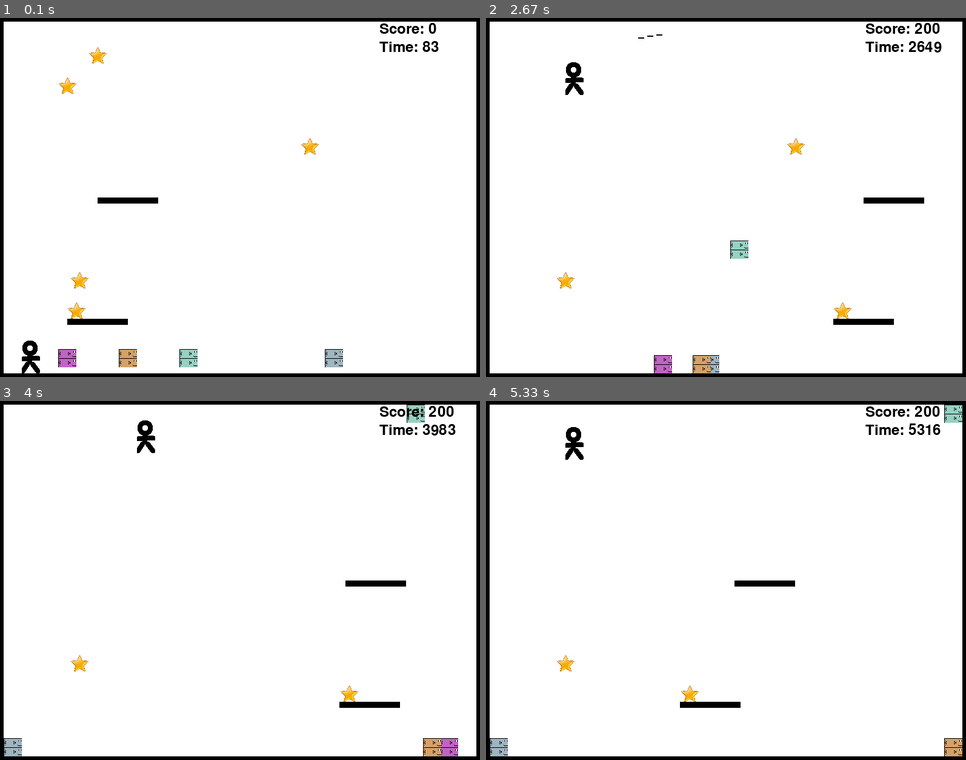
Above: before the commit, frames 1-4 (two rows, left to right).
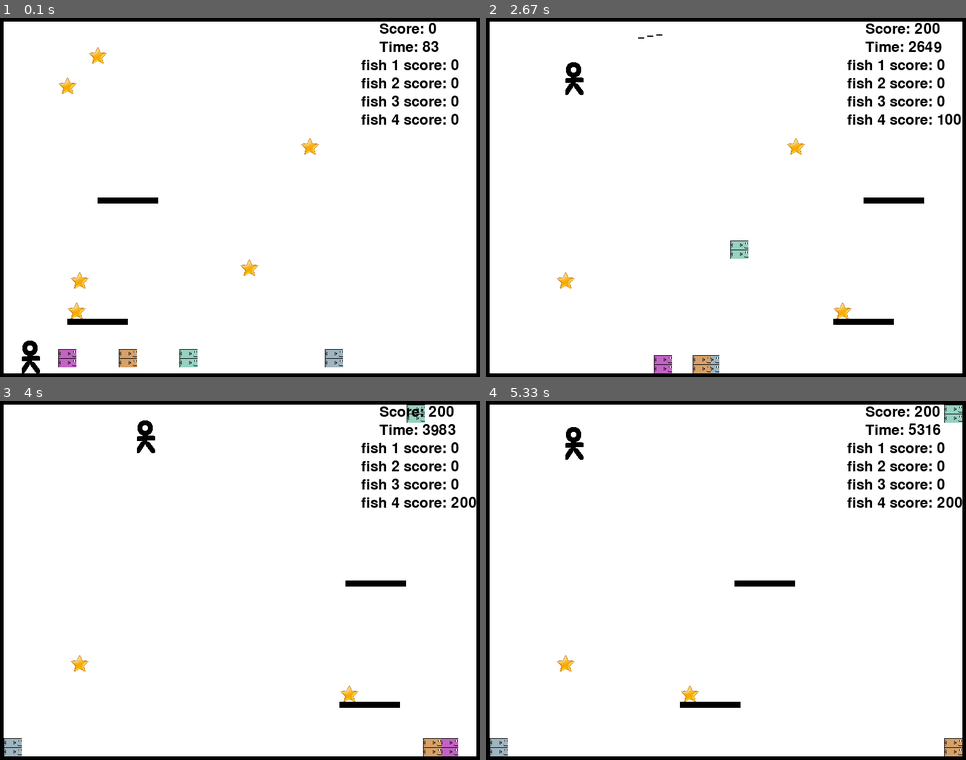
Above: after the commit, the same moments.

Repository: nkudeba/pygame-platform-evolution
Game: pygame game, started from platformer.py
The game is run twice, just before and just after one commit, with the same random seed, the same clock (stepped at 60 frames per second) and the same inputs.
Inputs:
- Up to frame 1 (0.1 s): no input
- Up to frame 2 (2.67 s): hold Right 0.33-0.8 s; hold Right 0.83-1.3 s; tap Space at 0.9, 1.2, 1.4, 1.7, 1.97, 2.27, 2.4 s; tap S at 0.98, 2.48 s; hold Left 1.33-1.87 s; hold Left 1.9-2.3 s; hold Right from 2.33 s (still down)
- Up to frame 3 (4 s): tap Space at 2.7, 3.07, 3.37, 3.57, 3.87 s; release Right at 2.97 s; hold Left 3-3.47 s; hold Right 3.5-3.97 s
- Up to frame 4 (5.33 s): hold Right 4-4.47 s; tap Space at 4.07, 4.37, 4.57, 4.87, 5.13 s; tap S at 4.15 s; hold Left 4.5-5.03 s; hold Left from 5.07 s (still down)

The runs differ from the first frame. In frame 1, 1.2% of the frame differs, in the area x 50-96%, y 11-72%; in frame 2, 1.1%; in frame 3, 1.2%; in frame 4, 1.2%.

Commit message:
add display for fish score

Diff:
--- a/platformer.py
+++ b/platformer.py
@@ -62,11 +62,12 @@
 
 
 class Fish(Character):
-    def __init__(self, x, y, c1ax, c2ax, c3ax, c1ay, c2ay, c3ay, velocity = [0, 0], name = fish_count + 1):
+    def __init__(self, x, y, c1ax, c2ax, c3ax, c1ay, c2ay, c3ay, name, velocity = [0, 0]):
         fishWidth = 30
         fishHeight = 30
         self.elapsedTime = pygame.time.get_ticks()
         self.fish_image(fishWidth, fishHeight)
+        self.number = name
         self.name = "fish " + str(name)
         super().__init__(x, y, self.image)
         self.score = 0
@@ -155,7 +156,7 @@
 moving_bars.add(MovingBar(150, HEIGHT - 300, 100, 10, 2.5))
 stars = pygame.sprite.Group()
 projectiles = pygame.sprite.Group()
-starlist = [[100, 100], [150, 50], [100, 471], [500, 200], [120, 421]]
+starlist = [[100, 100], [150, 50], [100, 471], [500, 200], [120, 421], [400, 400]]
 for star in starlist:
     stars.add(Star(star[0], star[1], [0, 0]))
 
@@ -164,7 +165,9 @@
 fishes = pygame.sprite.Group()
 fishlist = [540, 100, 200, 300]
 for fish in fishlist:
-    fishes.add(Fish(fish, HEIGHT-50, random.randint (-5, 5) * 0.001, random.randint (-5, 5) * 0.001, random.randint (-5, 5) * 0.001, random.randint (-5, 5) * 0.001, random.randint (-5, 5) * 0.001, random.randint (-5, 5) * 0.001))
+    fishes.add(Fish(fish, HEIGHT-50, random.randint (-5, 5) * 0.001, random.randint (-5, 5) * 0.001, random.randint (-5, 5) * 0.001, random.randint (-5, 5) * 0.001, random.randint (-5, 5) * 0.001, random.randint (-5, 5) * 0.001, fish_count + 1))
+    print(fish_count)
+    fish_count += 1
 
 # Main game loop
 clock = pygame.time.Clock()
@@ -300,6 +303,11 @@
             screen.blit(object.image, object.rect)
     score_text = font.render("Score: " + str(stickman.score), True, Text_Color)
     time_text = font.render("Time: " + str(stickman.elapsedTime), True, Text_Color)
+    for fish in fishes:
+        fish_score = font.render(str(fish.name) + " score: " + str(fish.score), True, Text_Color)
+        screen.blit(fish_score, (WIDTH - 200, 40 + fish.number * 30))
+
+
     screen.blit(score_text, (WIDTH - 170, 10))
     screen.blit(time_text, (WIDTH - 170, 40))
     pygame.display.flip()
